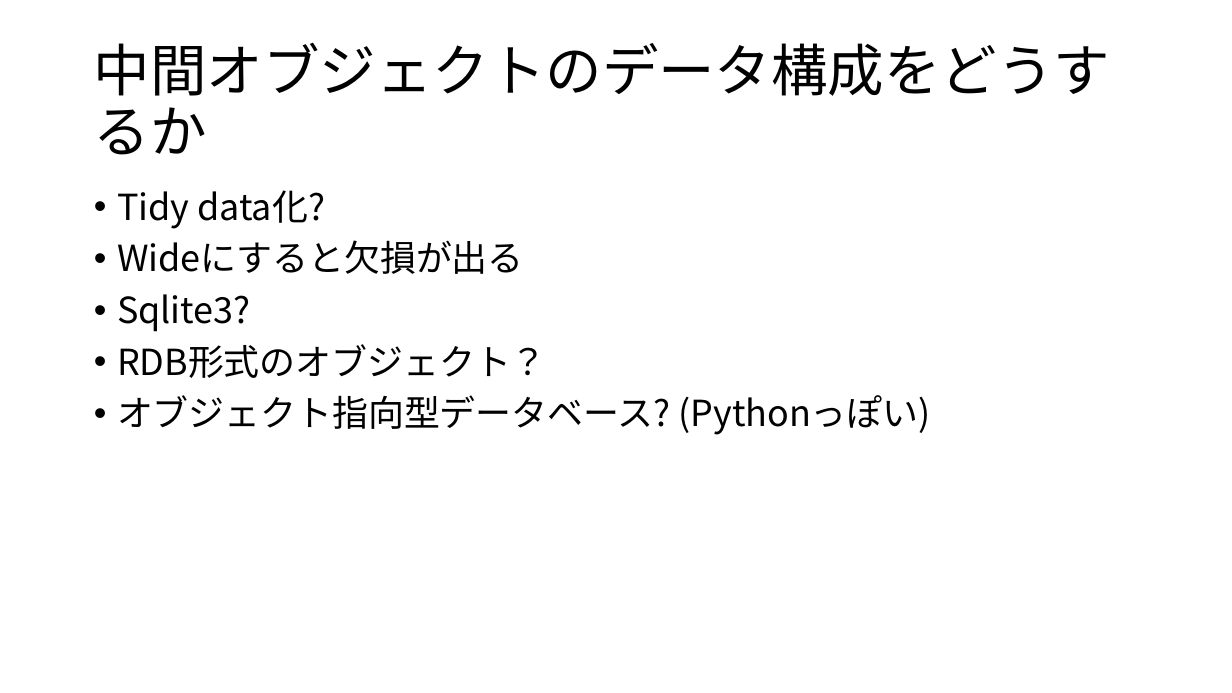
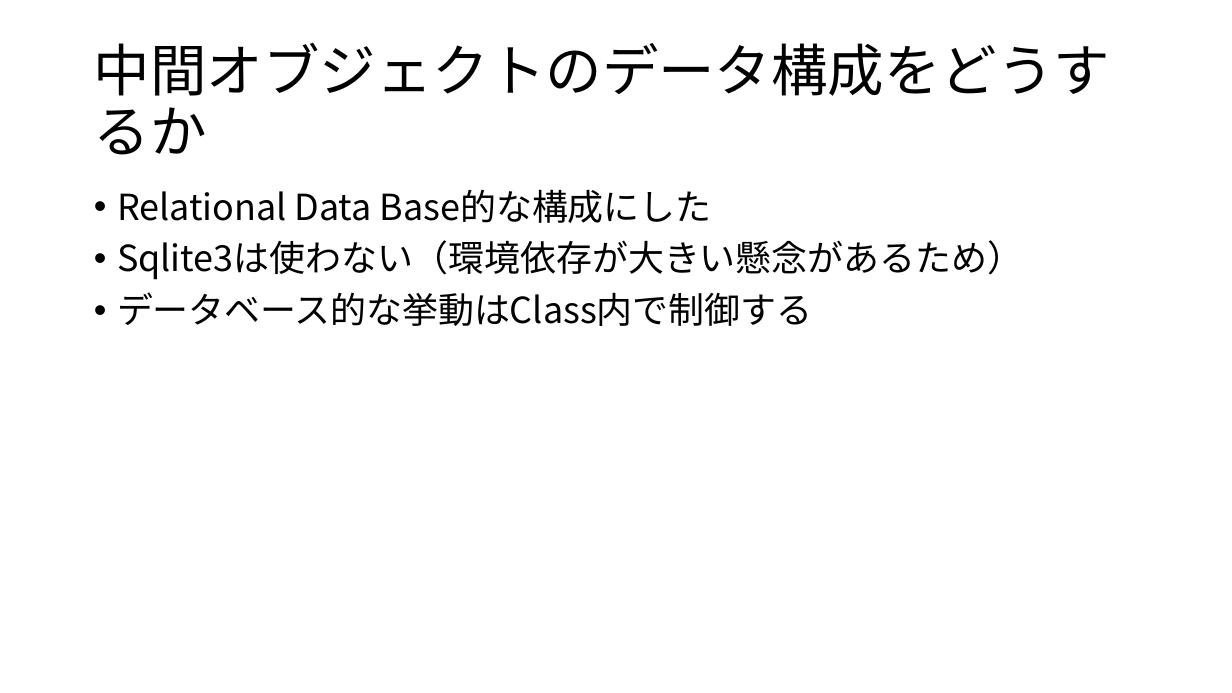
Before and after one commit to dermasugita/Viola-SV, a slide deck: slide 13 of resources/SV_parser.pptx (slide 6 before the commit). Drawn at 1232x693 pixels with LibreOffice and Linux fonts; fonts in the diff are those of the drawing. Boxes give left, top, right and bottom in pixels: in the first picture for what was removed or moved away, otherwise in the second. Text is boxed around its words. In the diff, an @@ line names an element or a change of style, - is before the commit and + after.

```diff
--- a/resources/SV_parser.pptx
+++ b/resources/SV_parser.pptx
@@ text at (x1=117, y1=189, x2=1023, y2=326): text changed @@
-• Tidy data化?
-• Wideにすると欠損が出る
-• Sqlite3?
-• RDB形式のオブジェクト？
-• オブジェクト指向型データベース? (Pythonっぽい)
+• Relational Data Base的な構成にした
+• Sqlite3は使わない（環境依存が大きい懸念があるため）
+• データベース的な挙動はClass内で制御する
```
Also in this commit, not shown: 4 other slides changed, 8 slides added, 1 slide removed, 10 other files.
